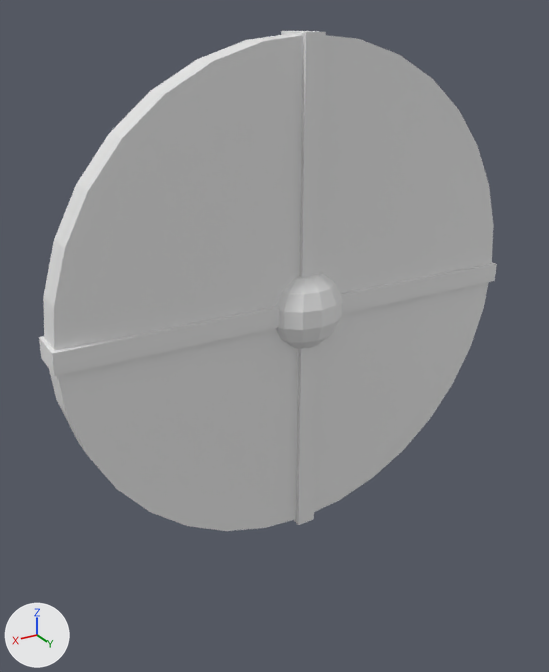
An edit to the Blender file Resources/ArtSharing/LaurenArt/Shield/shield.blend, drawn before and after from the same camera.
The view is the same before and after, from a camera (50 mm lens) standing at (1.55, 2.39, 3.84) and looking at (0.17, 0.1, 2.7). The axes (+X, +Y, +Z) are drawn at lower left. The lights are the same throughout. The older version comes first.
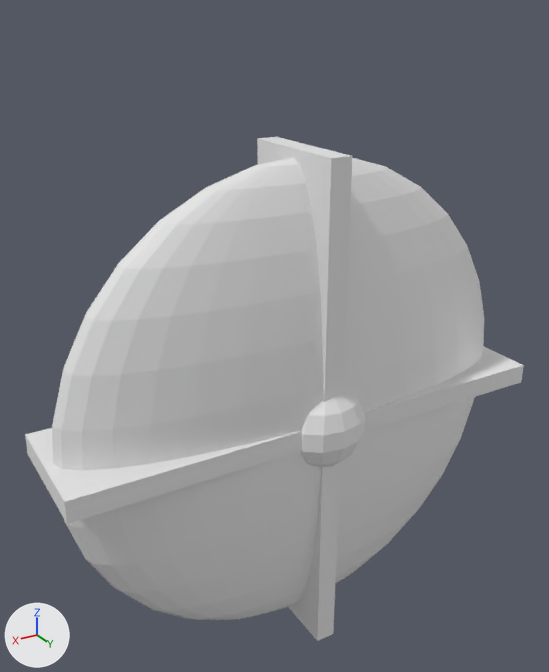
Where the newer file only moved an object's origin or applied its transform, the numbers keep the older frame.

Changed parts and their boxes [x1, y1, x2, y2] in the pictures (549 x 672 px):
'Cylinder', deleted
    before: [43, 34, 494, 531]
'Sphere.001', added
    after: [52, 158, 484, 620]
'Cube.004', moved, rescaled (9% wider, 56% taller)
    before: [39, 262, 497, 376]
    after: [25, 346, 524, 524]
'Cube.003', moved, rescaled (109% wider)
    before: [281, 31, 326, 525]
    after: [257, 137, 352, 641]

Edits to the bpy script that builds the scene:
```text
Change me_cube_009:
    used by ob_cube_003; location = (0.0, 0.0, 2.763); scale = (0.04, 0.08, 1.01)
    remove me_cube_009.from_pydata(...)  # 8 vertices, 6 faces; spans x -1.0..1.0, y -1.0..1.0, z -1.0..1.0
    add me_cube_009.from_pydata(...)  # 8 vertices, 6 faces; spans x 2.37..4.37, y -0.25..5.5, z -1.29..0.65
    me_cube_009 part 1: the whole mesh is scaled about its middle by (1, 2.87, 0.97), then moved by (3.37, 2.63, -0.32)
Add me_sphere:
    me_sphere.from_pydata(...)  # a UV sphere (32 segments, 16 rings, poles along z) spanning x -1.0..1.0, y -0.89..1.11, z -1.0..1.0
Remove ob_cylinder:
    ob_cylinder = bpy.data.objects.new('Cylinder', me_cylinder)
    ob_cylinder.location = (0.0, 0.0, 2.766)
    ob_cylinder.rotation_euler = (1.567, 0.0, 0.0)  # degrees (90, 0, 0)
    ob_cylinder.scale = (1.0, 1.0, 0.06)
Change ob_cube_004:
    ob_cube_004.location: (0.0, 0.0, 2.758) -> (0.133, 0.211, 2.437)
    ob_cube_004.scale: (0.04, 0.08, 1.01) -> (0.04, 0.229, 0.979)
Add ob_sphere_001:
    ob_sphere_001 = bpy.data.objects.new('Sphere.001', me_sphere)
    ob_sphere_001.location = (0.137, 0.191, 2.442)
    ob_sphere_001.scale = (0.95, 0.22, 0.95)
```
